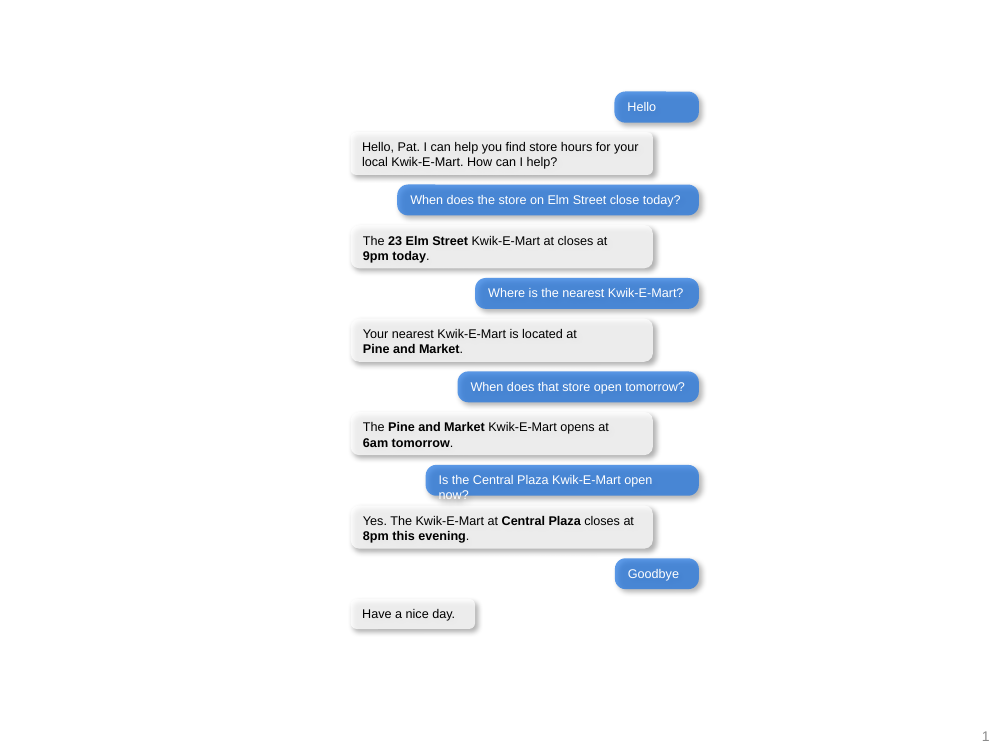
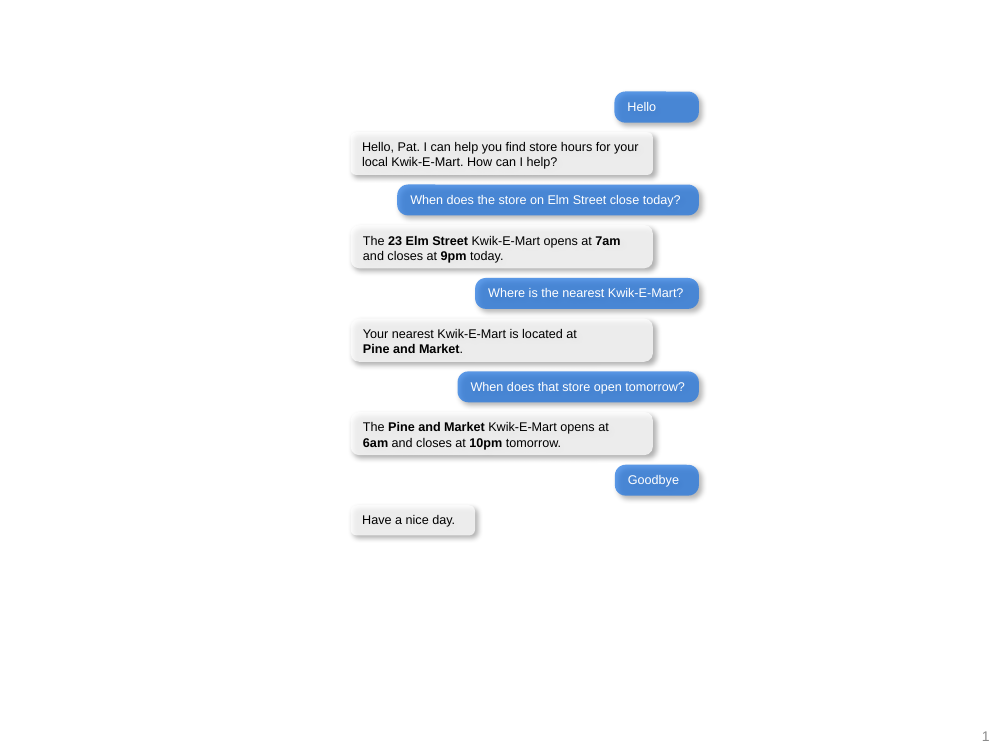
Before and after one commit to cisco/mindmeld, a slide deck: slide 1 of docs/source/images/images.pptx. Drawn at 1008x756 pixels with LibreOffice and Linux fonts; fonts in the diff are those of the drawing. Boxes give left, top, right and bottom in pixels: in the first picture for what was removed or moved away, otherwise in the second. Text is boxed around its words. In the diff, an @@ line names an element or a change of style, - is before the commit and + after.

```diff
--- a/docs/source/images/images.pptx
+++ b/docs/source/images/images.pptx
@@ text in rounded rectangle at [363,236,620,263]: text changed @@
-The 23 Elm Street Kwik-E-Mart at closes at
-9pm today.
+The 23 Elm Street Kwik-E-Mart opens at 7am
+and closes at 9pm today.
@@ text in rounded rectangle at [363,422,608,450]: text changed; bold off @@
-The Pine and Market Kwik-E-Mart opens at
-6am tomorrow.
+The Pine and Market Kwik-E-Mart opens at
+6am and closes at 10pm tomorrow.
@@ rounded rectangle removed at [425,465,699,496] @@
-Is the Central Plaza Kwik-E-Mart open now?
@@ rounded rectangle "Goodbye": place and size @@
-rounded rectangle "Goodbye" at [615,558,699,590]
+rounded rectangle "Goodbye" at [615,465,699,496]
@@ rounded rectangle "Have a nice day.": place and size @@
-rounded rectangle "Have a nice day." at [351,599,476,629]
+rounded rectangle "Have a nice day." at [351,505,476,535]
@@ rounded rectangle removed at [351,505,653,548] @@
-Yes. The Kwik-E-Mart at Central Plaza closes at 8pm this evening.
```
Also in this commit, not shown: 2 slides added, 4 other files.
